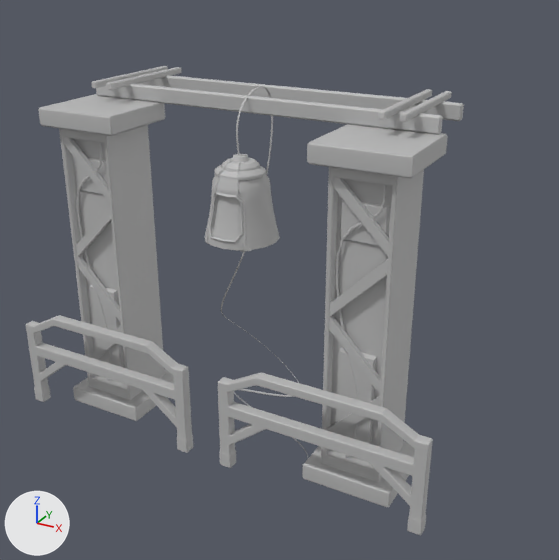
The FBX model ECO/Assets/Assets/Campanas/CampanasArt/CyberBell/CyberBellSet.fbx, before and after one commit.
Camera for both pictures: a camera (50 mm lens) standing at (-0.046, -0.241, 0.105) and looking at (-0.186, 0.012, -0.022). Arrows for +X, +Y and +Z are at lower left; the lights stay in place. Where no turn or scale is listed for an object, it has been applied to the vertices.

The first picture shows 'BotStructure', 'CyberpunkBell', 'TopStructure', 'Wire1'.
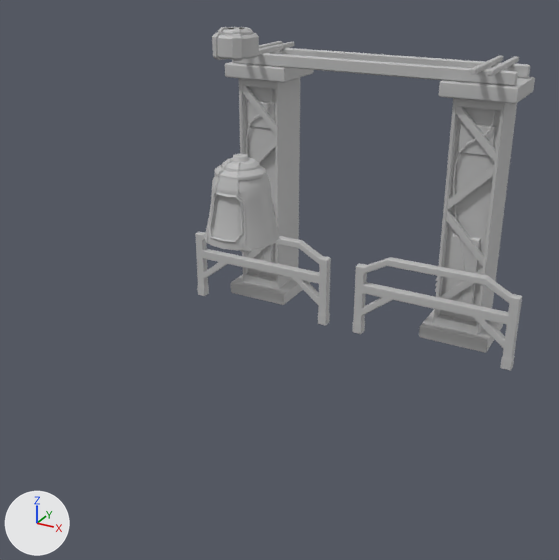
Commit message: Bells fixxx

Pixel boxes (x1, y1, x2, y2) of what changed, in the pictures (559 x 560 px; the box of a moved part takes in the faces that stretch with it):
'TopStructure', reshaped, moved (27% narrower, 29% shorter): before (38, 66, 464, 507); after (225, 41, 535, 353)
'BotStructure', moved: before (26, 315, 433, 535); after (195, 231, 522, 371)
'TopStructureMobile', added: after (212, 27, 259, 61)
'Wire1', deleted: before (221, 86, 308, 457)
part 1 of me_mesh, moved or reshaped: before (38, 94, 174, 421); after (225, 62, 314, 305)
part 2 of me_mesh, moved or reshaped: before (76, 206, 111, 257); after (254, 137, 275, 163)
part 3 of me_mesh, moved or reshaped: before (64, 137, 110, 203); after (242, 86, 275, 133)
part 4 of me_mesh, moved or reshaped: before (77, 143, 111, 381); after (246, 89, 272, 276)
part 5 of me_mesh, moved or reshaped (not visible afterwards): before (78, 256, 121, 322)
part 6 of me_mesh, moved or reshaped: before (89, 325, 122, 360); after (246, 247, 266, 258)
part 7 of me_mesh, moved or reshaped: before (106, 67, 182, 90); after (259, 42, 294, 55)
part 8 of me_mesh, moved or reshaped: before (91, 66, 168, 88); after (259, 41, 283, 49)
part 9 of me_mesh, moved or reshaped: before (378, 89, 432, 120); after (470, 55, 503, 74)
part 10 of me_mesh, moved or reshaped: before (302, 124, 448, 507); after (419, 77, 535, 353)
part 11 of me_mesh, moved or reshaped: before (330, 259, 388, 316); after (447, 165, 494, 210)
part 12 of me_mesh, moved or reshaped: before (333, 177, 389, 256); after (456, 107, 496, 162)
part 13 of me_mesh, moved or reshaped: before (336, 185, 386, 458); after (452, 110, 495, 320)
part 14 of me_mesh, moved or reshaped: before (329, 315, 381, 394); after (446, 210, 484, 266)
part 15 of me_mesh, moved or reshaped: before (326, 396, 380, 434); after (439, 269, 482, 300)
part 16 of me_mesh, moved or reshaped: before (138, 75, 464, 121); after (269, 48, 530, 78)
part 17 of me_mesh, moved or reshaped: before (96, 84, 443, 135); after (232, 53, 518, 86)
part 18 of me_mesh, moved or reshaped: before (399, 91, 452, 122); after (487, 56, 519, 76)

The change, as a list of edits to the scene's bpy script:
```text
Change me_mesh:
    where me_mesh.from_pydata(...)  # 1292 vertices, 1220 faces; spans x -0.0683..0.0683, y -0.0298..0.0298, z -0.0629..0.0629
    used by ob_topstructure; location = (-0.1811, -0.0155, -0.0037)
    me_mesh part 1: the loose piece of 138 vertices spanning x -0.0683..-0.0361, y -0.0298..0.0002, z -0.0629..0.0556 is moved by (0.0, 0.0035, 0.0)
    me_mesh part 2: the loose piece of 8 vertices spanning x -0.0621..-0.0417, y -0.0258..-0.0242, z -0.0008..0.0235 is moved by (0.0, 0.0035, 0.0)
    me_mesh part 3: the loose piece of 8 vertices spanning x -0.0628..-0.0417, y -0.0258..-0.0242, z 0.0231..0.0473 is moved by (0.0, 0.0035, 0.0)
    me_mesh part 4: the loose piece of 224 vertices spanning x -0.0604..-0.0453, y -0.0253..-0.0239, z -0.0554..0.05 is moved by (0.0, 0.0035, 0.0)
    me_mesh part 5: the loose piece of 8 vertices spanning x -0.0628..-0.0417, y -0.0258..-0.0242, z -0.024..0.0002 is moved by (0.0, 0.0035, 0.0)
    me_mesh part 6: the loose piece of 8 vertices spanning x -0.0621..-0.0417, y -0.0258..-0.0242, z -0.0478..-0.0236 is moved by (0.0, 0.0035, 0.0)
    me_mesh part 7: the loose piece of 24 vertices spanning x -0.0516..-0.0493, y -0.0129..0.0298, z 0.0606..0.0629 is moved by (0.0, -0.0212, 0.0)
    me_mesh part 8: the loose piece of 24 vertices spanning x -0.0582..-0.056, y -0.0129..0.0298, z 0.0606..0.0629 is moved by (0.0, -0.0212, 0.0)
    me_mesh part 9: the loose piece of 24 vertices spanning x 0.0507..0.0529, y -0.0129..0.0298, z 0.0606..0.0629 is moved by (0.0, -0.0212, 0.0)
    me_mesh part 10: the loose piece of 138 vertices spanning x 0.0361..0.0683, y -0.0298..0.0002, z -0.0629..0.0556 is moved by (0.0, 0.0035, 0.0)
    me_mesh part 11: the loose piece of 8 vertices spanning x 0.0423..0.0627, y -0.0258..-0.0242, z -0.0008..0.0235 is moved by (0.0, 0.0035, 0.0)
    me_mesh part 12: the loose piece of 8 vertices spanning x 0.0416..0.0627, y -0.0258..-0.0242, z 0.0231..0.0473 is moved by (0.0, 0.0035, 0.0)
    me_mesh part 13: the loose piece of 224 vertices spanning x 0.044..0.0591, y -0.0253..-0.0239, z -0.0554..0.05 is moved by (0.0, 0.0035, 0.0)
    me_mesh part 14: the loose piece of 8 vertices spanning x 0.0416..0.0627, y -0.0258..-0.0242, z -0.024..0.0002 is moved by (0.0, 0.0035, 0.0)
    me_mesh part 15: the loose piece of 8 vertices spanning x 0.0423..0.0627, y -0.0258..-0.0242, z -0.0478..-0.0236 is moved by (0.0, 0.0035, 0.0)
    me_mesh part 16: the loose piece of 24 vertices spanning x -0.0657..0.0666, y 0.0187..0.0209, z 0.0556..0.0612 is moved by (0.0, -0.0212, 0.0)
    me_mesh part 17: the loose piece of 24 vertices spanning x -0.0657..0.0666, y -0.0028..-0.0005, z 0.0556..0.0612 is moved by (0.0, -0.0212, 0.0)
    me_mesh part 18: the loose piece of 24 vertices spanning x 0.0573..0.0596, y -0.0129..0.0298, z 0.0606..0.0629 is moved by (0.0, -0.0212, 0.0)
Add me_mesh_002_1:
    me_mesh_002_1.from_pydata(...)  # 242 vertices, 242 faces; spans x -0.00721..0.00721, y -0.00721..0.00721, z -0.00398..0.00555
    me_mesh_002_1.materials.append(mat_cyberpunkbellmat)  # grey #bcbcbc
Remove ob_wire1:
    ob_wire1 = bpy.data.objects.new('Wire1', me_mesh_002)
    ob_wire1.location = (-0.1788, -0.0098, -0.0049)
Change ob_botstructure:
    ob_botstructure.location: (-0.1811, -0.0507, -0.0461) -> (-0.1811, 0.0657, -0.0461)
Change ob_topstructure:
    ob_topstructure.location: (-0.1811, -0.0155, -0.0037) -> (-0.1811, 0.1008, -0.0037)
Add ob_topstructuremobile:
    ob_topstructuremobile = bpy.data.objects.new('TopStructureMobile', me_mesh_002_1)
    ob_topstructuremobile.location = (-0.1809, -0.0244, 0.0745)
```
